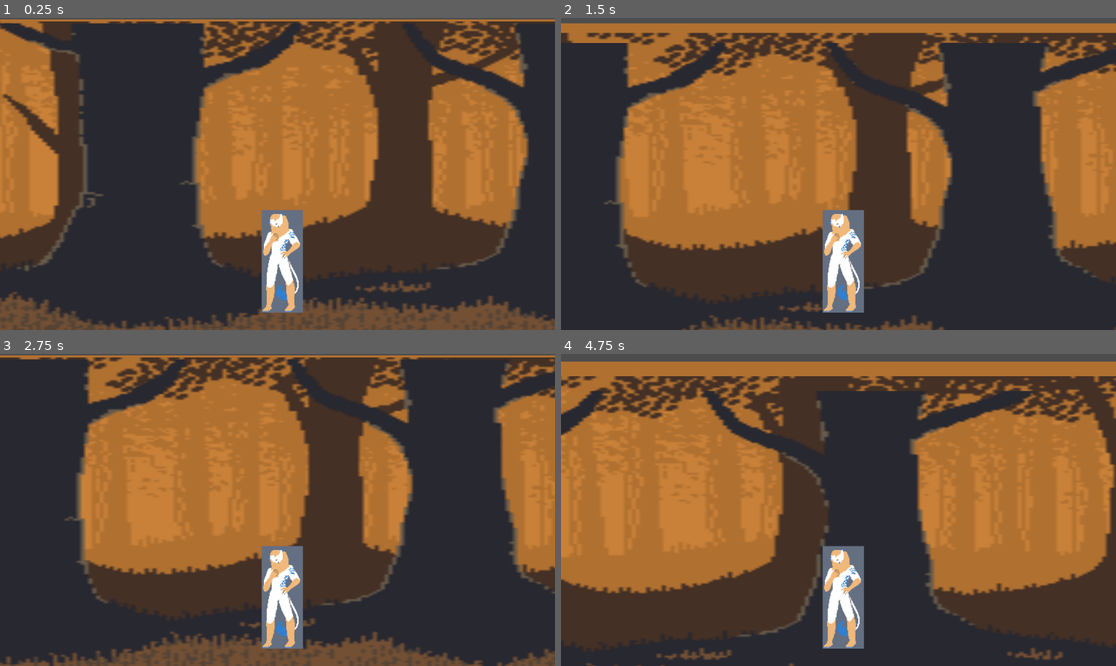
Above: before the commit, frames 1-4 (two rows, left to right).
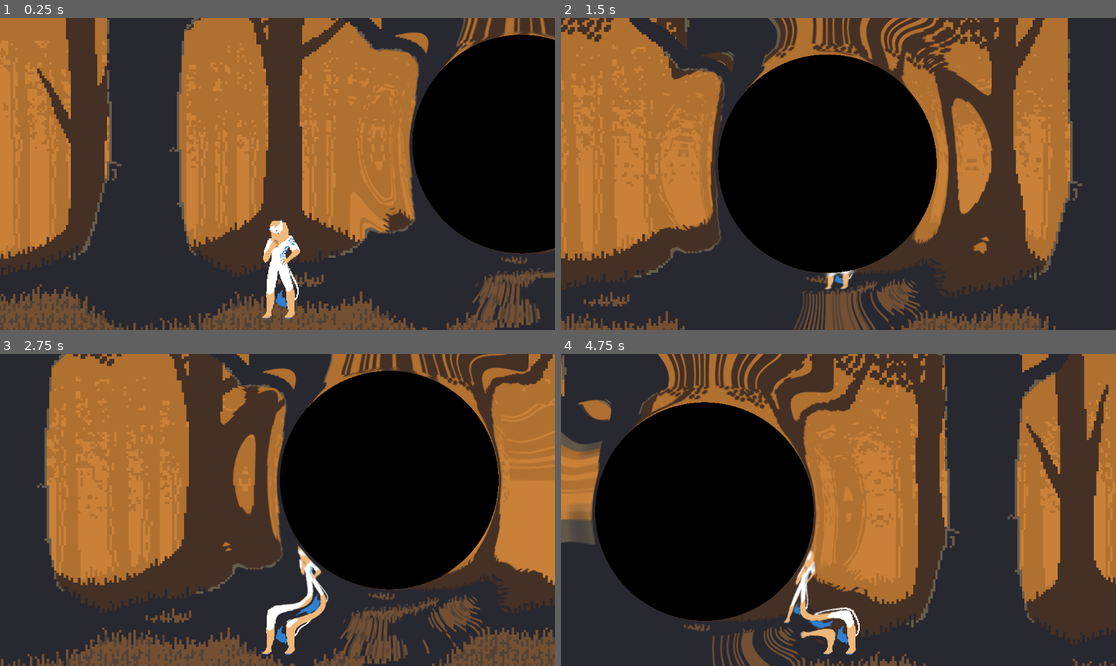
Above: after the commit, the same moments.

Repository: LettuceDeerwig/Finity
Game: Godot game, scene res://Main.tscn
Same seed, same stepped clock (60 frames per second), same inputs: the game is played once before the commit and once after it.
Inputs:
- Up to frame 1 (0.25 s): no input
- Up to frame 2 (1.5 s): tap Enter at 0.5 s; hold Shift 0.53-1.28 s; hold D (right) from 0.53 s (still down); tap Space (jump) at 0.77 s; tap Shift at 1.35 s
- Up to frame 3 (2.75 s): tap Space (jump) at 1.52 s; release D (right) at 2.03 s; hold A (left) from 2.03 s (still down); hold Shift from 2.03 s (still down)
- Up to frame 4 (4.75 s): release A (left) at 2.78 s; release Shift at 2.78 s; hold D (right) 2.78-4.28 s; tap Shift at 2.85, 4.35 s; tap Space (jump) at 3.02, 3.77, 4.52 s; hold Shift 3.53-4.28 s; hold A (left) from 4.28 s (still down)

The runs differ from the first frame. In frame 1, 53% of the frame differs, in the area x 0-100%, y 0-100%; in frame 2, 75%; in frame 3, 62%; in frame 4, 77%.

Commit message:
Black Hole Core object prototype

Diff:
--- /dev/null
+++ b/Background/Background.gd
@@ -0,0 +1,11 @@
+extends ParallaxBackground
+
+
+# Called when the node enters the scene tree for the first time.
+func _ready():
+	#RenderingServer.canvas_item_set_custom_rect(self, true, get_viewport_rect())
+	pass
+
+# Called every frame. 'delta' is the elapsed time since the previous frame.
+func _process(delta):
+	pass
--- a/Background/Background.tscn
+++ b/Background/Background.tscn
@@ -1,33 +1,32 @@
-[gd_scene load_steps=4 format=3 uid="uid://c2mfd25e7dubt"]
+[gd_scene load_steps=5 format=3 uid="uid://c2mfd25e7dubt"]
 
+[ext_resource type="Script" path="res://Background/Background.gd" id="1_o6y5e"]
 [ext_resource type="Texture2D" uid="uid://ro67olucrdpu" path="res://Assets/parallax-forest-middle-trees.png" id="1_ulpc3"]
 [ext_resource type="Texture2D" uid="uid://bel5rqq5o5mhe" path="res://Assets/parallax-forest-back-trees.png" id="2_28vf8"]
 [ext_resource type="Texture2D" uid="uid://d2ftdjyjoamdb" path="res://Assets/parallax-forest-front-trees.png" id="3_i7eg4"]
 
 [node name="ParallaxBackground" type="ParallaxBackground"]
+script = ExtResource("1_o6y5e")
 
 [node name="BackTrees" type="ParallaxLayer" parent="."]
 motion_scale = Vector2(0.2, 0.2)
-motion_mirroring = Vector2(2200.48, 0)
+motion_mirroring = Vector2(1360, 0)
 
 [node name="Sprite2D" type="Sprite2D" parent="BackTrees"]
-position = Vector2(1098.75, 319.25)
-scale = Vector2(8.09, 3.984)
+scale = Vector2(5, 5)
 texture = ExtResource("2_28vf8")
 
 [node name="MiddleTrees" type="ParallaxLayer" parent="."]
 motion_scale = Vector2(0.6, 0.6)
-motion_mirroring = Vector2(2200.48, 0)
+motion_mirroring = Vector2(1360, 0)
 
 [node name="Sprite2D" type="Sprite2D" parent="MiddleTrees"]
-position = Vector2(1098.75, 319.25)
-scale = Vector2(8.09007, 3.98437)
+scale = Vector2(5, 5)
 texture = ExtResource("1_ulpc3")
 
 [node name="FrontTrees" type="ParallaxLayer" parent="."]
-motion_mirroring = Vector2(2200.48, 0)
+motion_mirroring = Vector2(1360, 0)
 
 [node name="Sprite2D" type="Sprite2D" parent="FrontTrees"]
-position = Vector2(1098.75, 319.25)
-scale = Vector2(8.09, 3.984)
+scale = Vector2(5, 5)
 texture = ExtResource("3_i7eg4")
--- /dev/null
+++ b/Core/Core.gdshader
@@ -0,0 +1,18 @@
+shader_type canvas_item;
+uniform sampler2D SCREEN_TEXTURE : hint_screen_texture, filter_linear_mipmap;
+uniform sampler2D curve;
+
+bool pixelIsCenter(vec2 uv) {
+	return uv.x >= 0.495 && uv.x <= 0.505
+		&& uv.y >= 0.495 && uv.y <= 0.505;
+}
+
+void fragment() {
+	vec2 vec_pixToCenter = vec2(0.5, 0.5) - UV;
+	float len_pixToCenter = length(vec_pixToCenter);
+	float curveVal = texture(curve, vec2(len_pixToCenter)).r;
+	vec2 diff = normalize(vec_pixToCenter) * 0.2 * curveVal;
+	COLOR = curveVal >= 0.0 && !pixelIsCenter(UV) ?
+		texture(SCREEN_TEXTURE, SCREEN_UV - diff)
+		: texture(TEXTURE, SCREEN_UV - diff);
+}
--- /dev/null
+++ b/Core/Core.tscn
@@ -0,0 +1,25 @@
+[gd_scene load_steps=6 format=3 uid="uid://dkjbmowueoen6"]
+
+[ext_resource type="Shader" path="res://Core/Core.gdshader" id="1_cweov"]
+[ext_resource type="Texture2D" uid="uid://qnp8qbgdgfmb" path="res://Assets/obsidian.png" id="2_n0vv3"]
+
+[sub_resource type="Curve" id="Curve_fdp1d"]
+min_value = -1.0
+_data = [Vector2(0, 0), 0.0, 0.0, 0, 0, Vector2(0.288732, -0.68421), 0.0, 0.0, 0, 0, Vector2(0.309859, 0.305263), 0.0, 0.0, 0, 0, Vector2(0.387, 0.628), 0.0, 0.0, 0, 0, Vector2(0.5, 0), 0.0, 0.0, 0, 0]
+point_count = 5
+
+[sub_resource type="CurveTexture" id="CurveTexture_1e07h"]
+curve = SubResource("Curve_fdp1d")
+
+[sub_resource type="ShaderMaterial" id="ShaderMaterial_7sxq6"]
+shader = ExtResource("1_cweov")
+shader_parameter/curve = SubResource("CurveTexture_1e07h")
+
+[node name="RigidBody2D" type="StaticBody2D"]
+
+[node name="Sprite2D" type="Sprite2D" parent="."]
+material = SubResource("ShaderMaterial_7sxq6")
+texture = ExtResource("2_n0vv3")
+
+[node name="BackBufferCopy" type="BackBufferCopy" parent="."]
+copy_mode = 2
--- a/Main.tscn
+++ b/Main.tscn
@@ -1,22 +1,42 @@
-[gd_scene load_steps=4 format=3 uid="uid://b03r2xdni2dvo"]
+[gd_scene load_steps=5 format=3 uid="uid://b03r2xdni2dvo"]
 
 [ext_resource type="PackedScene" uid="uid://c2mfd25e7dubt" path="res://Background/Background.tscn" id="1_gkqgj"]
 [ext_resource type="PackedScene" uid="uid://bkcxfdrjmn2q6" path="res://Player/Azure.tscn" id="2_ivrtl"]
+[ext_resource type="PackedScene" uid="uid://dkjbmowueoen6" path="res://Core/Core.tscn" id="3_1boof"]
 
 [sub_resource type="WorldBoundaryShape2D" id="WorldBoundaryShape2D_rwse4"]
 
 [node name="Main" type="Node2D"]
 
 [node name="Background" parent="." instance=ExtResource("1_gkqgj")]
+offset = Vector2(680, 400)
+transform = Transform2D(1, 0, 0, 1, 680, 400)
 
 [node name="Azure" parent="." instance=ExtResource("2_ivrtl")]
-position = Vector2(800, 495)
+position = Vector2(599, 649)
 
 [node name="Camera2D" type="Camera2D" parent="Azure"]
-position = Vector2(-13.3333, -242.667)
+position = Vector2(-13.3334, -261.333)
 
 [node name="Floor" type="StaticBody2D" parent="."]
-position = Vector2(795, 601)
+position = Vector2(0, 768)
 
 [node name="CollisionShape2D" type="CollisionShape2D" parent="Floor"]
 shape = SubResource("WorldBoundaryShape2D_rwse4")
+
+[node name="Wall_L" type="StaticBody2D" parent="."]
+position = Vector2(-4000, 400)
+rotation = 1.5708
+
+[node name="CollisionShape2D" type="CollisionShape2D" parent="Wall_L"]
+shape = SubResource("WorldBoundaryShape2D_rwse4")
+
+[node name="Wall_R" type="StaticBody2D" parent="."]
+position = Vector2(4000, 400)
+rotation = -1.5708
+
+[node name="CollisionShape2D" type="CollisionShape2D" parent="Wall_R"]
+shape = SubResource("WorldBoundaryShape2D_rwse4")
+
+[node name="Core" parent="." instance=ExtResource("3_1boof")]
+position = Vector2(1096, 404)
--- a/Player/Azure.gd
+++ b/Player/Azure.gd
@@ -9,6 +9,8 @@
 
 
 func _physics_process(delta):
+	var move_speed = SPEED * 2 if Input.is_physical_key_pressed(KEY_SHIFT) else SPEED
+
 	# Add the gravity.
 	if not is_on_floor():
 		velocity.y += gravity * delta
@@ -21,8 +23,8 @@
 	# As good practice, you should replace UI actions with custom gameplay actions.
 	var direction = Input.get_axis("left", "right")
 	if direction:
-		velocity.x = direction * SPEED
+		velocity.x = direction * move_speed
 	else:
-		velocity.x = move_toward(velocity.x, 0, SPEED)
+		velocity.x = move_toward(velocity.x, 0, move_speed)
 
 	move_and_slide()
--- /dev/null
+++ b/Player/Azure.gdshader
@@ -0,0 +1,9 @@
+shader_type canvas_item;
+
+uniform vec4 bg_color : source_color;
+
+void fragment() {
+	if (distance(COLOR, bg_color) < 0.1){
+		COLOR.a = 0.0;
+	}
+}
--- a/Player/Azure.tscn
+++ b/Player/Azure.tscn
@@ -1,7 +1,12 @@
-[gd_scene load_steps=4 format=3 uid="uid://bkcxfdrjmn2q6"]
+[gd_scene load_steps=6 format=3 uid="uid://bkcxfdrjmn2q6"]
 
 [ext_resource type="Script" path="res://Player/Azure.gd" id="1_jicj2"]
+[ext_resource type="Shader" path="res://Player/Azure.gdshader" id="2_mjdqx"]
 [ext_resource type="Texture2D" uid="uid://dxvt0cxtw7j6f" path="res://Assets/sprite_noDetail_boldColor_noFace.png" id="2_uwbh8"]
+
+[sub_resource type="ShaderMaterial" id="ShaderMaterial_yu3sf"]
+shader = ExtResource("2_mjdqx")
+shader_parameter/bg_color = Color(0.392157, 0.435294, 0.509804, 1)
 
 [sub_resource type="CapsuleShape2D" id="CapsuleShape2D_7g61y"]
 radius = 40.0
@@ -11,7 +16,8 @@
 scale = Vector2(0.75, 0.75)
 script = ExtResource("1_jicj2")
 
-[node name="Azure" type="Sprite2D" parent="."]
+[node name="Sprite2D" type="Sprite2D" parent="."]
+material = SubResource("ShaderMaterial_yu3sf")
 texture = ExtResource("2_uwbh8")
 
 [node name="CollisionShape2D" type="CollisionShape2D" parent="."]
--- a/project.godot
+++ b/project.godot
@@ -12,7 +12,7 @@
 
 config/name="Finity"
 run/main_scene="res://Main.tscn"
-config/features=PackedStringArray("4.2", "Forward Plus")
+config/features=PackedStringArray("4.1", "Forward Plus")
 config/icon="res://icon.svg"
 
 [input]
@@ -32,3 +32,7 @@
 "events": [Object(InputEventKey,"resource_local_to_scene":false,"resource_name":"","device":-1,"window_id":0,"alt_pressed":false,"shift_pressed":false,"ctrl_pressed":false,"meta_pressed":false,"pressed":false,"keycode":0,"physical_keycode":32,"key_label":0,"unicode":32,"echo":false,"script":null)
 ]
 }
+
+[rendering]
+
+textures/canvas_textures/default_texture_filter=0
Binary file added: Assets/obsidian.png
Not shown, added: Assets/obsidian.png.import
